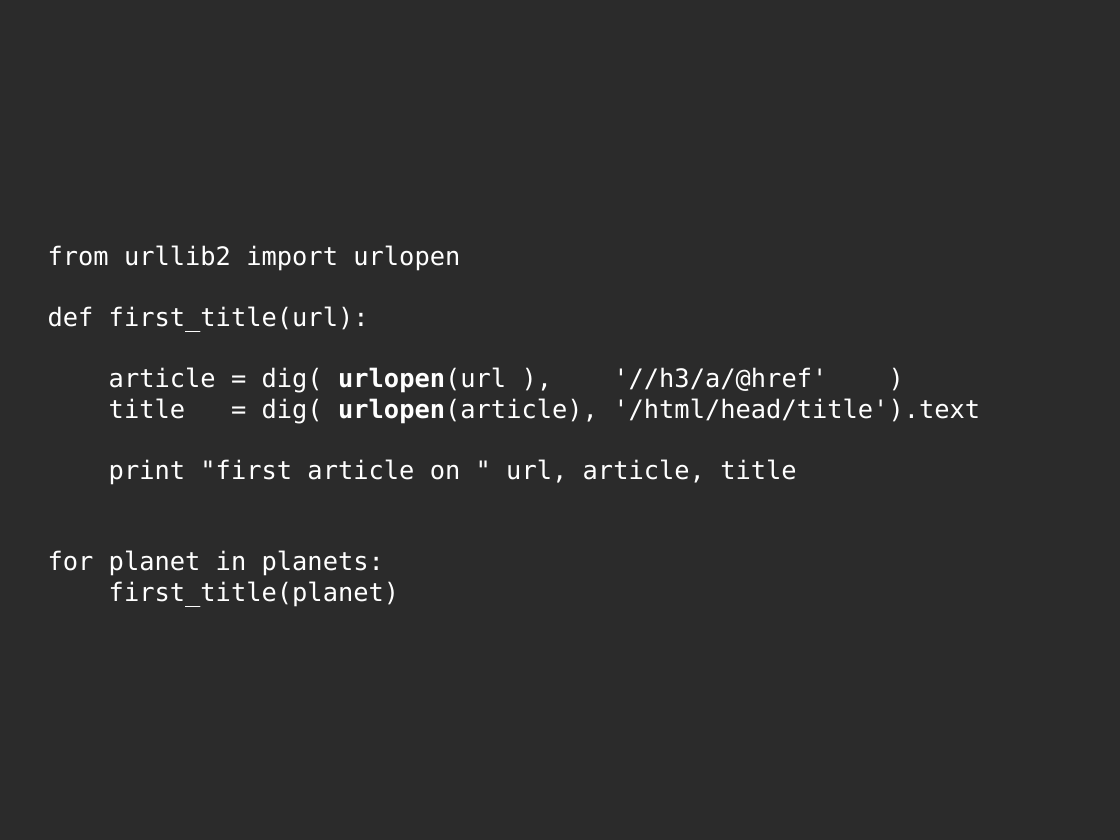
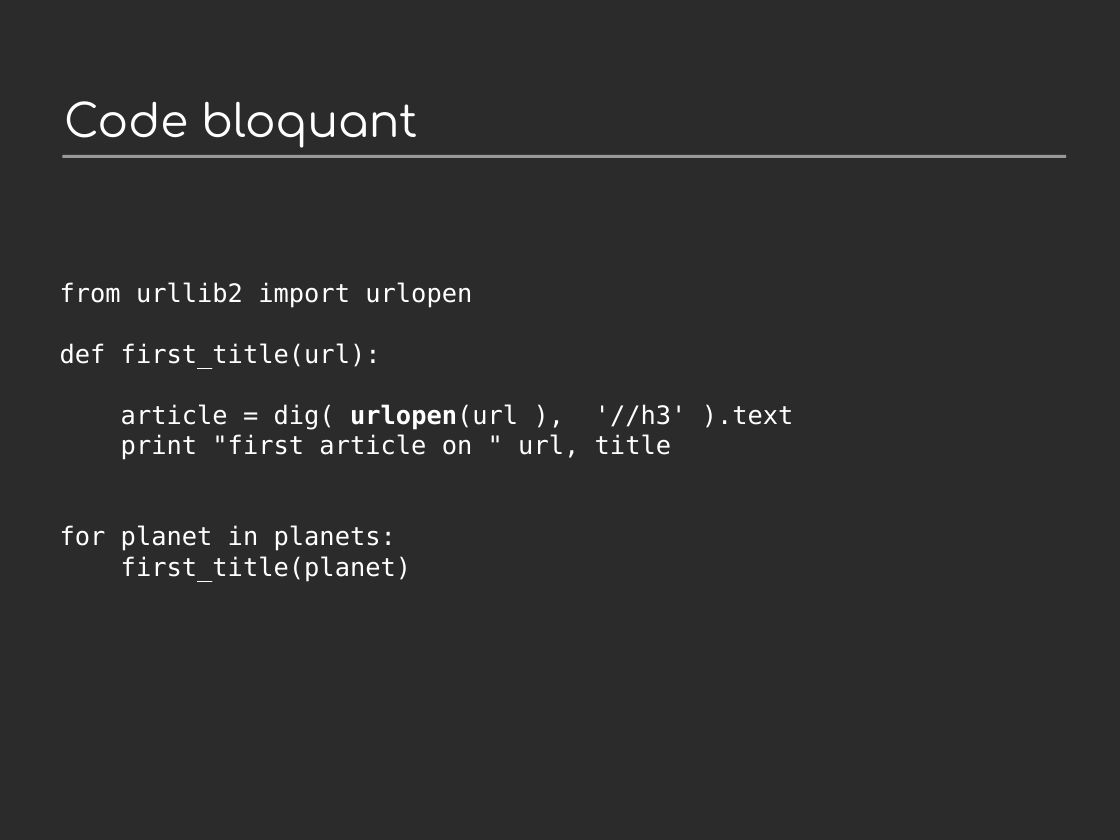
Before and after one commit to jdb/jdb.github.com, a slide deck: slide 7 of imap_idle/pycon-presentation/imap-idle-makingoff.odp. Drawn at 1120x840 pixels with LibreOffice and Linux fonts; fonts in the diff are those of the drawing; background and template pictures are left out; a plain dark background stands for a picture behind light text. Boxes give left, top, right and bottom in pixels: in the first picture for what was removed or moved away, otherwise in the second. Text is boxed around its words. In the diff, an @@ line names an element or a change of style, - is before the commit and + after.

```diff
--- a/imap_idle/pycon-presentation/imap-idle-makingoff.odp
+++ b/imap_idle/pycon-presentation/imap-idle-makingoff.odp
@@ title added at [64, 101, 417, 147], 32 pt, text #FFFFFF @@
+Code bloquant
@@ line added from (62, 157) to (1066, 157), #999999 2.15 pt @@
@@ title at [60, 282, 794, 582]: text changed @@
-from urllib2 import urlopen
-def first_title(url):
-article = dig( urlopen(url ), '//h3/a/@href' )
-title = dig( urlopen(article), '/html/head/title').text
-print "first article on " url, article, title
-for planet in planets:
-first_title(planet)
+from urllib2 import urlopen
+def first_title(url):
+article = dig( urlopen(url ), '//h3' ).text
+print "first article on " url, title
+for planet in planets:
+first_title(planet)
```
Also in this commit, not shown: 6 other slides changed, 27 slides added, 9 slides removed, 3 other files.
